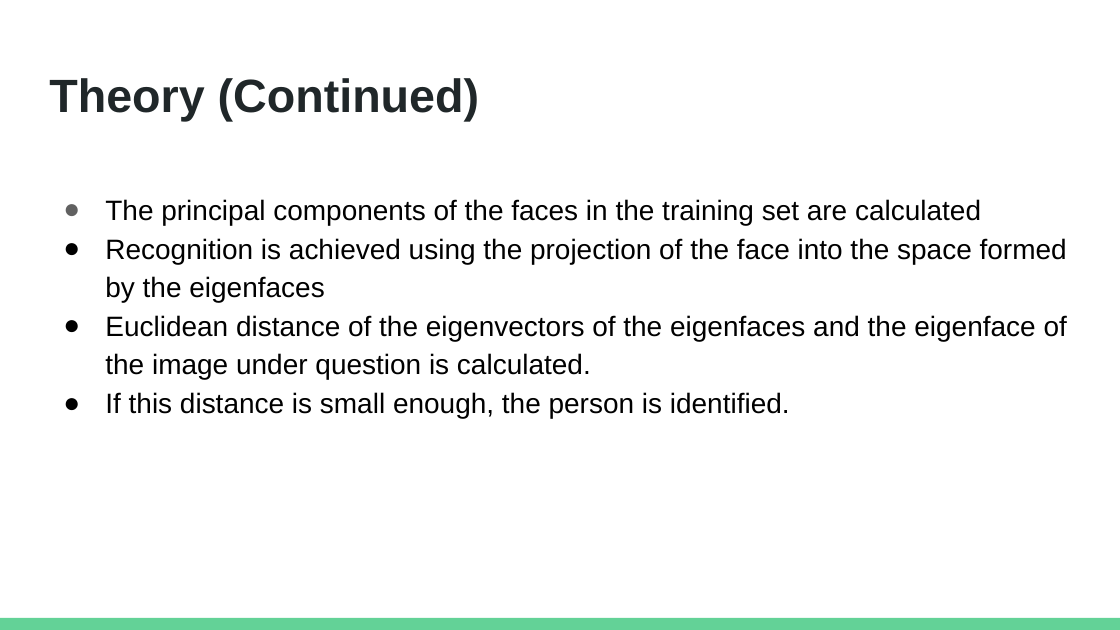
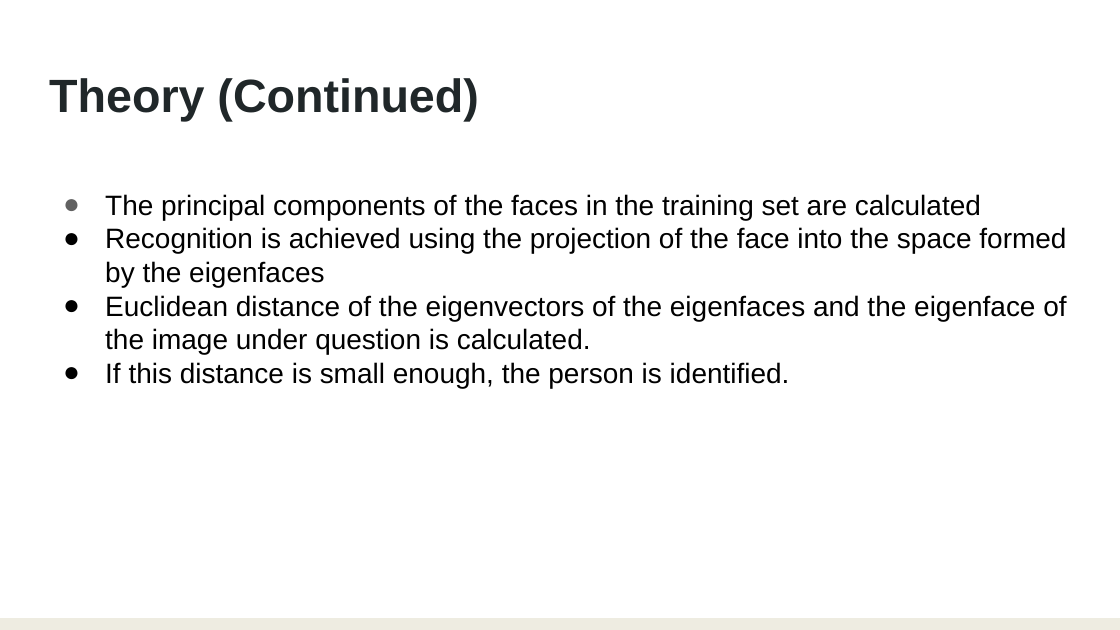
Before and after one commit to anshuman-aaa/Basic_Image_Processing, a slide deck: slide 6 of Project_eigenface_decomposition/Project4_presentation.pptx. Drawn at 1120x630 pixels with LibreOffice and Linux fonts; fonts in the diff are those of the drawing. Boxes give left, top, right and bottom in pixels: in the first picture for what was removed or moved away, otherwise in the second. Text is boxed around its words. In the diff, an @@ line names an element or a change of style, - is before the commit and + after.

```diff
--- a/Project_eigenface_decomposition/Project4_presentation.pptx
+++ b/Project_eigenface_decomposition/Project4_presentation.pptx
@@ text "The principal components of the ..." at [105, 194, 1066, 388]: indent changed; line spacing 1.15 to 1 @@
@@ rectangle at [0, 618, 1120, 630]: fill #63D297 to #EEECE1 @@
```
Also in this commit, not shown: 13 other slides changed, 1 other file.
